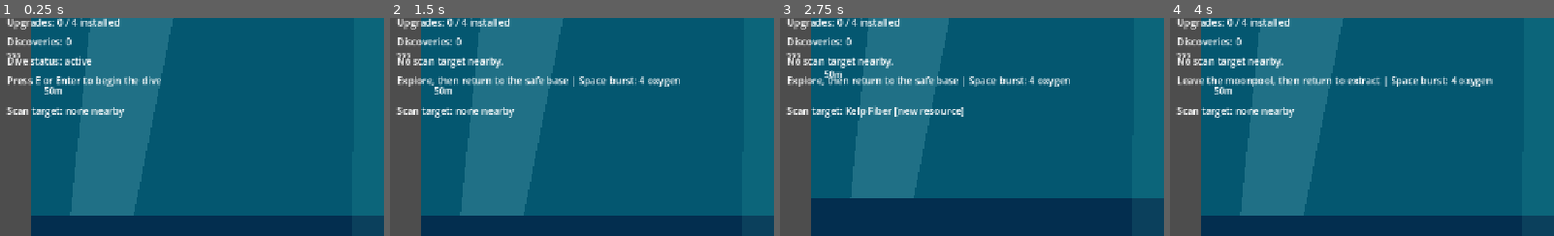
Above: before the commit, frames 1-4 (left to right).
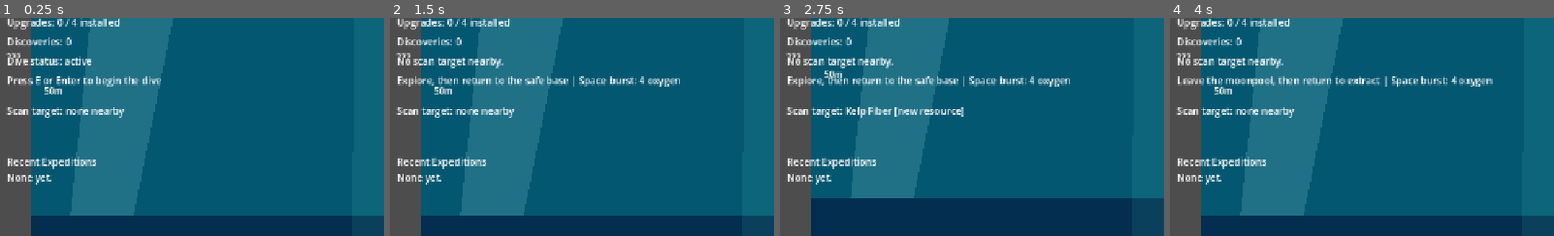
Above: after the commit, the same moments.

Repository: joeypshell/OceanGame
Game: Godot game, scene res://scenes/Main.tscn
Two runs of this game, one before a commit and one after it. Both use one fixed random seed, a clock stepped at 60 frames per second and the inputs below.
Inputs:
- Up to frame 1 (0.25 s): no input
- Up to frame 2 (1.5 s): tap E (interact) at 0.5, 1.35 s; hold D (move_right) 0.53-1.28 s; tap F (scan) at 0.6 s; hold S (move_down) from 1.28 s (still down)
- Up to frame 3 (2.75 s): tap F (scan) at 1.55, 2.1 s; release S (move_down) at 2.03 s; hold D (move_right) from 2.03 s (still down)
- Up to frame 4 (4 s): release D (move_right) at 2.78 s; hold Space (burst_thruster) 2.78-3.53 s; tap F (scan) at 2.85, 3.8 s; tap R (restart_dive) at 3.5 s; hold A (move_left) from 3.53 s (still down); tap E (interact) at 3.6 s
The pictures show only the part of the screen within x 0-50%, y 50-100%; the shares and areas given below are measured in that part.

The runs differ from the first frame. In frame 1, 0.9% of the frame differs, in the area x 2-25%, y 63-77%; in frame 2, 0.9%; in frame 3, 0.9%; in frame 4, 0.9%.

Commit message:
Resolve #63 recent expedition log

Diff:
--- a/scenes/Main.tscn
+++ b/scenes/Main.tscn
@@ -803,6 +803,13 @@
 offset_bottom = 564.0
 text = "LOW OXYGEN - PLAN RETURN"
 
+[node name="RecentExpeditionLog" type="Label" parent="HUD"]
+offset_left = 24.0
+offset_top = 584.0
+offset_right = 620.0
+offset_bottom = 704.0
+text = "Recent Expeditions\nNone yet."
+
 [node name="RunPanel" type="Panel" parent="HUD"]
 offset_left = 730.0
 offset_top = 32.0
--- a/scripts/main.gd
+++ b/scripts/main.gd
@@ -60,6 +60,7 @@
 @onready var prompt_label: Label = $HUD/ExtractionPrompt
 @onready var scan_target_label: Label = $HUD/ScanTarget
 @onready var oxygen_warning_label: Label = $HUD/OxygenWarning
+@onready var recent_expedition_log_label: Label = $HUD/RecentExpeditionLog
 @onready var run_panel: Panel = $HUD/RunPanel
 @onready var run_title_label: Label = $HUD/RunPanel/RunTitle
 @onready var run_summary_label: Label = $HUD/RunPanel/RunSummary
@@ -105,6 +106,7 @@
 var run_completed_scans: Array[String] = []
 var run_predator_contacts := 0
 var run_failure_cause := "none"
+var recent_expedition_log: Array[Dictionary] = []
 
 func _ready() -> void:
 	base_zone.body_entered.connect(_on_base_zone_body_entered)
@@ -176,6 +178,7 @@
 		_format_resource_counts(extracted_cargo),
 		_format_ready_upgrade_callout(),
 	]
+	_record_recent_expedition("Extracted", extracted_count)
 	_save_progression()
 	status_label.text = "Dive complete: extracted safely with %d oxygen." % ceili(dive_session.oxygen)
 	_update_hud()
@@ -188,6 +191,7 @@
 		roundi(progression_state.best_depth_reached),
 	]
 	upgrade_menu_feedback = ""
+	_record_recent_expedition("Failed", 0)
 	_save_progression()
 	status_label.text = "Dive failed: oxygen depleted. Cargo lost."
 	_update_hud()
@@ -687,6 +691,7 @@
 	bank_label.text = "Banked:%s" % _format_banked_resources()
 	upgrade_label.text = _format_upgrade_status()
 	discoveries_label.text = _format_discoveries()
+	recent_expedition_log_label.text = _format_recent_expedition_log()
 
 	if dive_session.result == DiveSessionScript.Result.READY:
 		prompt_label.text = "Press E or Enter to begin the dive"
@@ -983,6 +988,64 @@
 
 	return ", ".join(parts)
 
+func _record_recent_expedition(result_name: String, banked_cargo_count: int) -> void:
+	recent_expedition_log.append({
+		"run_number": progression_state.current_run_number,
+		"result": result_name,
+		"banked_cargo_count": banked_cargo_count,
+		"scans": run_completed_scans.duplicate(),
+		"predator_contacts": run_predator_contacts,
+		"best_depth": roundi(progression_state.best_depth_reached),
+		"seed": progression_state.current_run_seed,
+		"pattern": _format_cluster_pattern(current_resource_cluster_pattern),
+	})
+
+	while recent_expedition_log.size() > 3:
+		recent_expedition_log.pop_front()
+
+func _format_recent_expedition_log() -> String:
+	if recent_expedition_log.is_empty():
+		return "Recent Expeditions\nNone yet."
+
+	var lines: Array[String] = ["Recent Expeditions"]
+	for entry in recent_expedition_log:
+		var line := "#%d %s: banked %d, scans %s, contacts %d, best %dm" % [
+			int(entry.get("run_number", 0)),
+			String(entry.get("result", "Unknown")),
+			int(entry.get("banked_cargo_count", 0)),
+			_format_scan_names_short(_string_array_from(entry.get("scans", []))),
+			int(entry.get("predator_contacts", 0)),
+			int(entry.get("best_depth", 0)),
+		]
+		if show_debug_telemetry:
+			line += " | seed %d, %s" % [
+				int(entry.get("seed", 0)),
+				String(entry.get("pattern", "unknown")),
+			]
+		lines.append(line)
+
+	return "\n".join(lines)
+
+func _format_scan_names_short(scan_ids: Array[String]) -> String:
+	if scan_ids.is_empty():
+		return "none"
+
+	var parts: Array[String] = []
+	for scan_id in scan_ids:
+		parts.append(_format_discovery_name(scan_id))
+
+	return "/".join(parts)
+
+func _string_array_from(value: Variant) -> Array[String]:
+	var result: Array[String] = []
+	if not value is Array:
+		return result
+
+	for item in value:
+		result.append(String(item))
+
+	return result
+
 func _format_discoveries() -> String:
 	var discoveries := progression_state.scan_discoveries
 	var text := "Discoveries: %d" % discoveries.size()
--- a/tests/logic_tests.gd
+++ b/tests/logic_tests.gd
@@ -42,6 +42,7 @@
 	_run("expedition prep goals", _test_expedition_prep_goals)
 	_run("result progress callouts", _test_result_progress_callouts)
 	_run("upgrade bay readability states", _test_upgrade_bay_readability_states)
+	_run("recent expedition log", _test_recent_expedition_log)
 	_run("burst thruster movement helper", _test_burst_thruster_movement_helper)
 
 	if _failures.is_empty():
@@ -342,6 +343,34 @@
 	_expect(state.contains("Needs scan: Thermal Vent"), "upgrade bay should name missing discoveries")
 	main.free()
 
+func _test_recent_expedition_log() -> void:
+	var main := MainScript.new()
+	main.current_resource_cluster_pattern = "cautious"
+
+	for run_number in range(1, 5):
+		main.progression_state.current_run_number = run_number
+		main.progression_state.current_run_seed = 1000 + run_number
+		main.progression_state.best_depth_reached = 10.0 * run_number
+		main.run_completed_scans.clear()
+		if run_number % 2 == 0:
+			main.run_completed_scans.append("thermal_vent")
+		main.run_predator_contacts = run_number - 1
+		main._record_recent_expedition("Extracted", run_number)
+
+	_expect(main.recent_expedition_log.size() == 3, "recent expedition log should keep only the latest three entries")
+	var log_text := main._format_recent_expedition_log()
+	_expect(not log_text.contains("#1"), "recent expedition log should drop the oldest entry")
+	_expect(log_text.contains("#2 Extracted"), "recent expedition log should include the oldest retained entry")
+	_expect(log_text.contains("scans Thermal Vent"), "recent expedition log should show readable scan names")
+	_expect(log_text.contains("contacts 3"), "recent expedition log should show predator contacts")
+	_expect(not log_text.contains("seed"), "recent expedition log should hide seed by default")
+
+	main.show_debug_telemetry = true
+	log_text = main._format_recent_expedition_log()
+	_expect(log_text.contains("seed 1004"), "recent expedition log should show seed only with debug telemetry")
+	_expect(log_text.contains("Cautious shallows"), "recent expedition log should show pattern only with debug telemetry")
+	main.free()
+
 func _test_burst_thruster_movement_helper() -> void:
 	var player := PlayerScript.new()
 	player.burst(Vector2.DOWN, 700.0)
Not shown, changed: docs/current/GAMEPLAY.md
Not shown, changed: docs/current/ROADMAP.md
Not shown, changed: docs/planning/PROJECT_STATUS_REVIEW_2026_06_25.md
